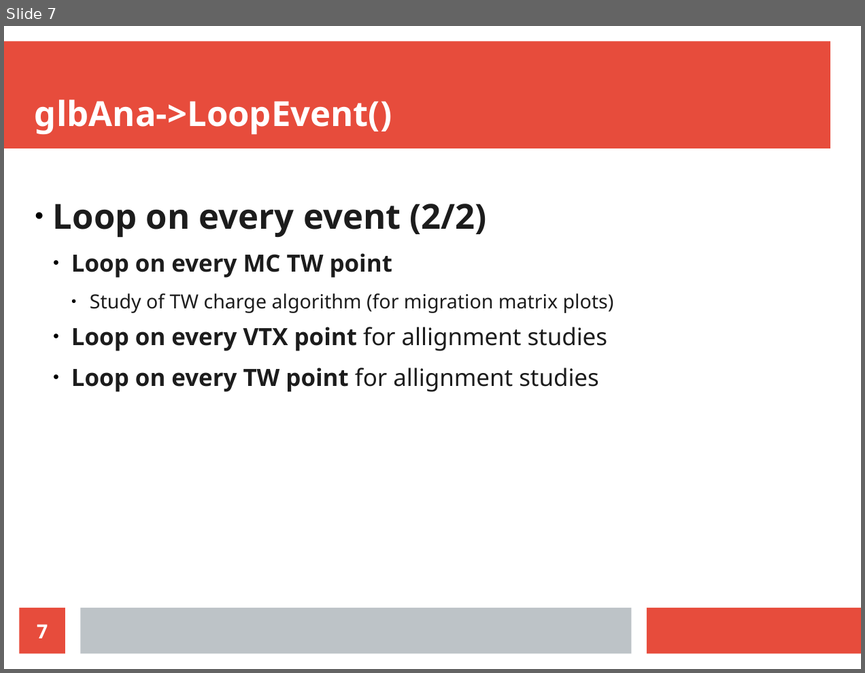
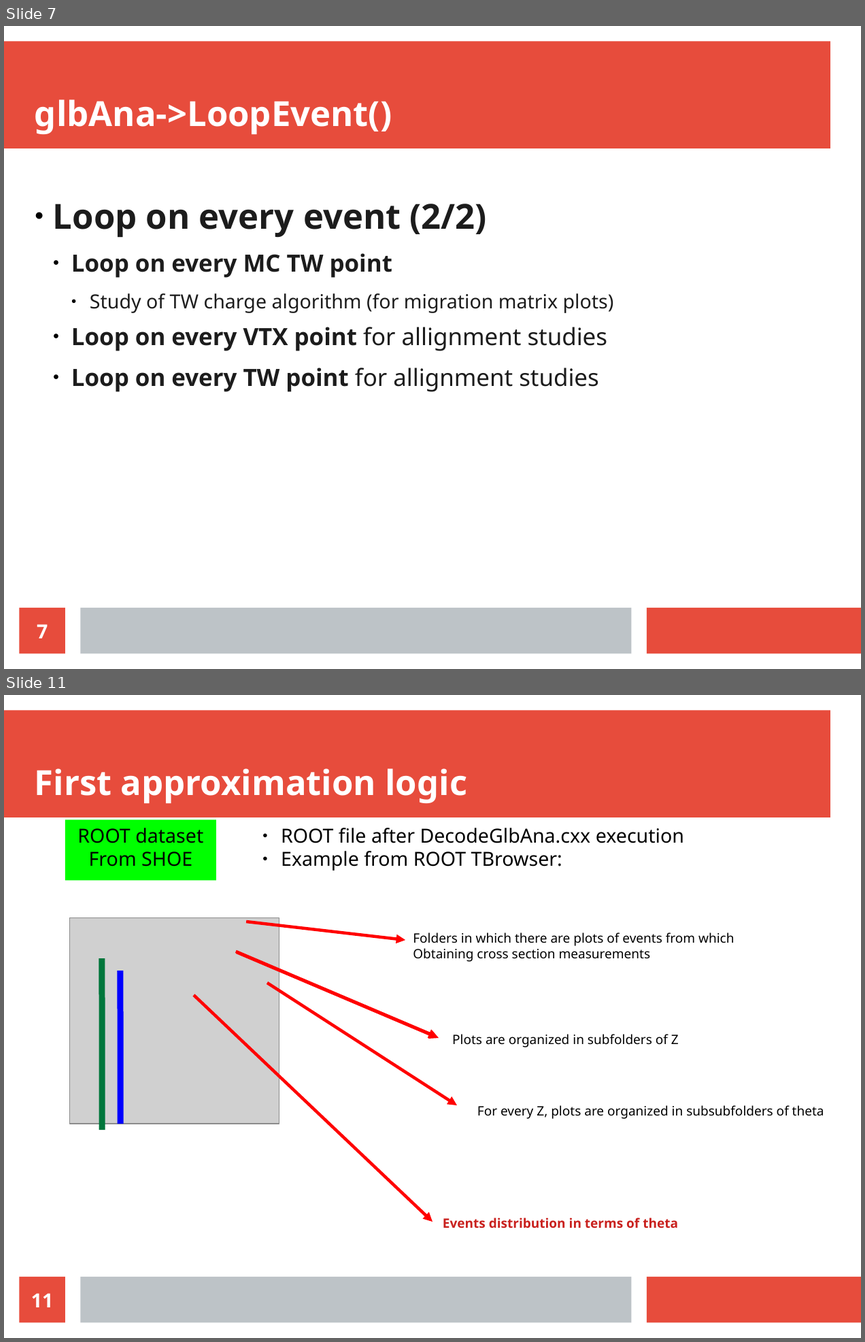
Before and after one commit to giacomoubaldi/FootPresentations, a slide deck: presentazioni/11-15 spiegazione classi/globalrecoana.odp. Shown one above the other, each under a label of ours: slide 7 before the commit, slides 7 and 11 after it; the slides between them are not shown. The pictures are 865x673 and 865x1342 pixels, drawn with LibreOffice and Linux fonts; fonts in the diff are those of the drawing; grey boxes stand for pictures. Boxes give left, top, right and bottom in pixels: in the first picture for what was removed or moved away, otherwise in the second. Text is boxed around its words. In the diff, an @@ line names an element or a change of style, - is before the commit and + after.

```diff
--- a/presentazioni/11-15 spiegazione classi/globalrecoana.odp
+++ b/presentazioni/11-15 spiegazione classi/globalrecoana.odp
@@ slide 11 added at [4, 695, 861, 1338], background #FFFFFF; not listed: 3 template elements that a slide beside it also shows @@
@@ title added at [35, 768, 467, 803], 32 pt, text #FFFFFF, bold @@
+First approximation logic
@@ rectangle added at [65, 819, 216, 880], fill #00FF00, 18 pt, text #000000 @@
+ROOT dataset
+From SHOE
@@ text added at [281, 828, 684, 870], 18 pt, text #000000 @@
+● ROOT file after DecodeGlbAna.cxx execution
+● Example from ROOT TBrowser:
@@ picture added at [70, 918, 280, 1124] @@
@@ arrow added from (247, 921) to (405, 940), #FF0000 2.83 pt @@
@@ text added at [413, 932, 734, 962], 12 pt, text #000000 @@
+Folders in which there are plots of events from which
+Obtaining cross section measurements
@@ line added from (102, 959) to (102, 1130), #00763B 5.67 pt @@
@@ arrow added from (236, 951) to (438, 1037), #FF0000 2.83 pt @@
@@ arrow added from (237, 952) to (439, 1038), #FF0000 2.83 pt @@
@@ line added from (121, 970) to (121, 1123), #0000FF 5.67 pt @@
@@ arrow added from (194, 995) to (432, 1221), #FF0000 2.83 pt @@
@@ arrow added from (268, 983) to (458, 1106), #FF0000 2.83 pt @@
@@ text added at [452, 1034, 679, 1047], 12 pt, text #000000 @@
+Plots are organized in subfolders of Z
@@ text added at [477, 1105, 824, 1119], 12 pt, text #000000 @@
+For every Z, plots are organized in subsubfolders of theta
@@ text added at [443, 1217, 678, 1227], 12 pt, text #C9211E, bold @@
+Events distribution in terms of theta
@@ page number added at [20, 1276, 65, 1323], fill #E74C3C, 18 pt, text #FFFFFF, bold @@
+11
```
Also in this commit, not shown: 2 slides changed, 5 other slides added.
